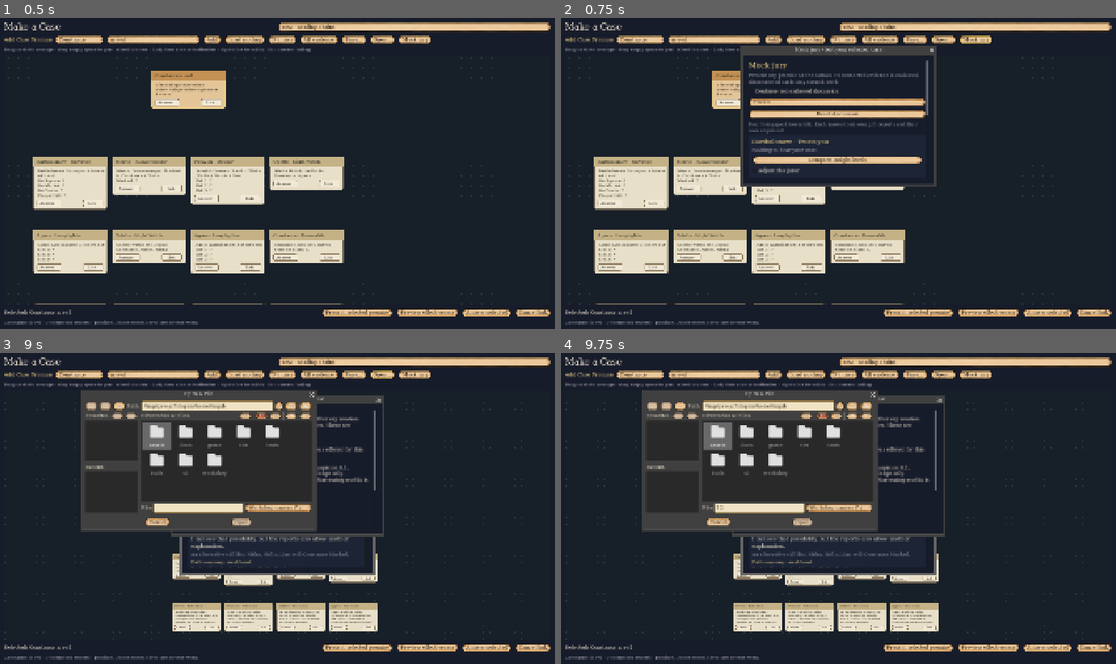
Above: before the commit, frames 1-4 (two rows, left to right).
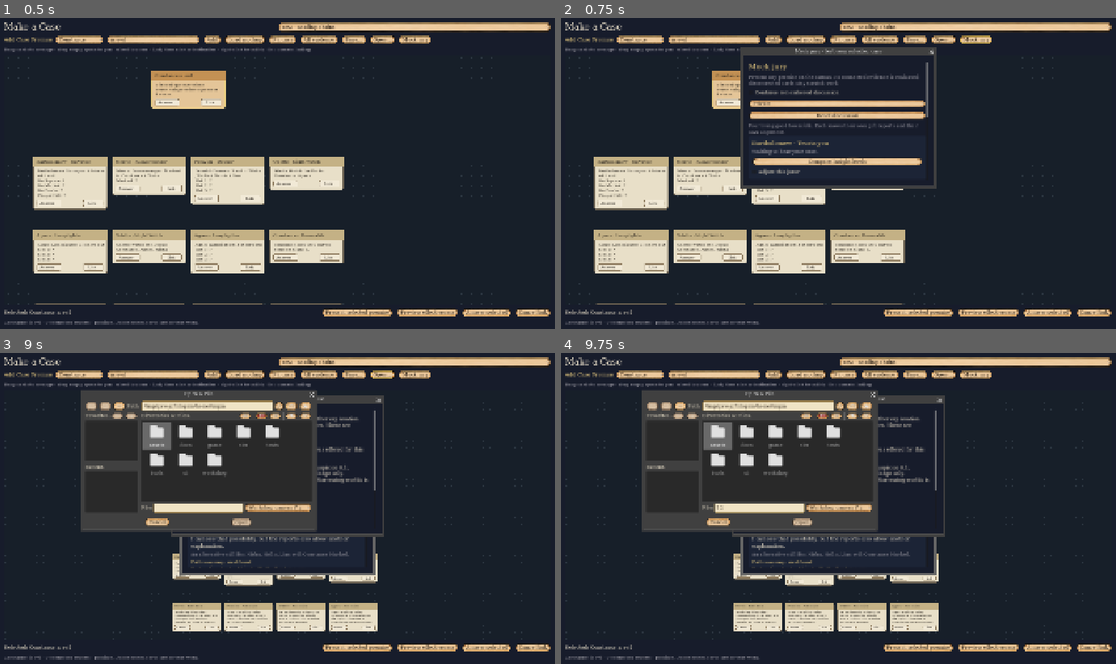
Above: after the commit, the same moments.

Repository: kultcher/deduction_game
Game: Godot game, scene res://ui/case_workshop.tscn
The game is run twice, just before and just after one commit, with the same random seed, the same clock (stepped at 60 frames per second) and the same inputs. This scene is started directly instead of the project's main scene.
Inputs (mouse positions are in pixels of both pictures, inside the frame that each line leads up to):
- Up to frame 1 (0.5 s): no input
- Up to frame 2 (0.75 s): click "Mock jury" at 0.5 s
- Up to frame 3 (9 s): click "Present selected premise" at 1.25 s; click "Preview effectiveness" at 2 s; click "Continue remembered discussion" at 2.75 s; click "Continue remembered discussion" at 3.5 s; click "692 · Reading chains" at 4.25 s; click "Constance" at 5 s; click "is evil" at 5.75 s; click "Add" at 6.5 s; click "Fit case" at 7.25 s; click "All evidence" at 8 s; click "Open…" at 8.75 s
- Up to frame 4 (9.75 s): click (760, 508) at 9.52 s; type "12" at 9.6 s

Frame 1 is identical in both runs. In frame 2, 3.3% of the frame differs, in the area x 32-68%, y 8-55%; in frame 3, less than 0.1%; in frame 4, less than 0.1%.

Commit message:
Keep Workshop dialogs in their parent window layer

Diff:
--- a/tools/test_workshop_canvas.gd
+++ b/tools/test_workshop_canvas.gd
@@ -120,6 +120,7 @@
 	await process_frame
 	await process_frame
 	var canvas = scene.canvas
+	check(scene.get_window().gui_embed_subwindows and [scene.answer_window, scene.preview_window, scene.jury_window, scene.export_dialog, scene.import_dialog, scene.context_menu].all(func(window): return window.transient and not window.transient_to_focused and window.is_embedded()), "fixture Workshop dialogs share their parent's embedded layer and fixed window ownership")
 	var original: Array = scene.board.nodes["e:survey"].at.duplicate()
 	var point: Vector2 = canvas.hit["e:survey"].position + Vector2(35, 55)
 	_mouse(canvas, point, true)
--- a/tools/test_workshop_live_canvas.gd
+++ b/tools/test_workshop_live_canvas.gd
@@ -275,11 +275,19 @@
 	await process_frame
 	var editor = main.workshop_win.get_child(0)
 	check(editor.g == main.g and editor.board.view.get("live", false), "main menu opens the live editor rather than the fixture canvas")
+	check(main.workshop_win.gui_embed_subwindows, "Workshop owns its child dialog layer instead of sharing the outer game window stack")
+	check([editor.answer_window, editor.preview_window, editor.progress_window, editor.context_menu].all(func(window): return window.transient and not window.transient_to_focused and window.is_embedded() and window.get_parent().get_window() == main.workshop_win), "live answer, results, progress and context windows belong to the Workshop layer")
 	check(not main.g.prediction_spoiled and not main.g.workshop_effects, "opening the live editor does not enable debug spoilers or experimental effects")
 	var number: int = main.g.board[0].n
 	main.case_view.show_card_menu(number, Vector2i(200, 200))
 	main.case_view.card_menu.id_pressed.emit(100)
 	check(editor.board.selected == "e:" + Live.Evidence.normalize_card(main.g.board[number - 1]).id, "case-board context action focuses the same original evidence in the live editor")
+	editor._open_answer(editor.board.selected)
+	await process_frame
+	main.workshop_win.grab_focus()
+	await process_frame
+	check(editor.answer_window.visible and editor.answer_window.get_parent().get_window() == main.workshop_win, "answer panel remains in the Workshop layer when its main window regains focus")
+	editor.answer_window.close_requested.emit()
 	editor.board.connect_cards(editor.board.selected, editor.case_root)
 	editor.board.selected = editor.case_root
 	main.g.state = "talk"
@@ -287,6 +295,10 @@
 	main.g.questions_left = 3
 	editor._session_changed()
 	var filed_number: int = editor._file()
+	editor._withdraw_window()
+	var withdrawal: Window = editor.get_children().filter(func(child): return child is Window and child.title.begins_with("Developer withdrawal"))[0]
+	check(withdrawal.visible and withdrawal.transient and withdrawal.is_embedded() and withdrawal.get_parent().get_window() == main.workshop_win, "dynamically created withdrawal panel also uses the Workshop layer")
+	withdrawal.close_requested.emit()
 	await editor._send("convince %d" % filed_number)
 	check("FALLBACK" in editor.result_output.text and main.g.questions_left == 2, "live screen submits through the main game's command callback and displays actual fallback")
 	check(not editor.progress_window.visible and not editor.presenting, "presentation progress closes and releases the editor after delivery")
--- a/ui/case_workshop_canvas.gd
+++ b/ui/case_workshop_canvas.gd
@@ -23,6 +23,7 @@
 var preview_output: RichTextLabel
 
 func _ready() -> void:
+	_configure_subwindows()
 	theme = WorkshopSkin.make()
 	theme.default_font_size = 17
 	board = CanvasModel.new(session.scenario.public_view)
@@ -97,23 +98,34 @@
 	status = _label(page, "", 15, "muted")
 	_build_windows()
 	context_menu = PopupMenu.new()
-	add_child(context_menu)
+	_add_subwindow(context_menu)
 	context_menu.id_pressed.connect(_context_action)
 	export_dialog = FileDialog.new()
 	export_dialog.file_mode = FileDialog.FILE_MODE_SAVE_FILE
 	export_dialog.access = FileDialog.ACCESS_FILESYSTEM
 	export_dialog.add_filter("*.json", "Workshop canvas")
 	export_dialog.file_selected.connect(_save)
-	add_child(export_dialog)
+	_add_subwindow(export_dialog)
 	import_dialog = FileDialog.new()
 	import_dialog.file_mode = FileDialog.FILE_MODE_OPEN_FILE
 	import_dialog.access = FileDialog.ACCESS_FILESYSTEM
 	import_dialog.add_filter("*.json", "Workshop canvas")
 	import_dialog.file_selected.connect(_open)
-	add_child(import_dialog)
+	_add_subwindow(import_dialog)
 	_session_changed()
 	if "--workshop-smoke" in OS.get_cmdline_user_args():
 		call_deferred("_smoke")
+
+func _configure_subwindows() -> void:
+	# Own the dialog layer inside the Workshop window. Otherwise nested windows
+	# can share the game's outer stack and be covered when Workshop regains focus.
+	get_window().gui_embed_subwindows = true
+
+func _add_subwindow(window: Window) -> void:
+	window.visible = false
+	window.transient = true
+	window.transient_to_focused = false
+	add_child(window)
 
 func _build_windows() -> void:
 	preview_window = Window.new()
@@ -121,7 +133,7 @@
 	preview_window.size = Vector2i(720, 720)
 	preview_window.visible = false
 	preview_window.close_requested.connect(func(): preview_window.hide())
-	add_child(preview_window)
+	_add_subwindow(preview_window)
 	var preview_body = _window_body(preview_window)
 	preview_output = RichTextLabel.new()
 	preview_output.custom_minimum_size = Vector2(610, 610)
@@ -137,7 +149,7 @@
 		answer_window.hide()
 		answer_id = ""
 		_sync())
-	add_child(answer_window)
+	_add_subwindow(answer_window)
 	case_box = _window_body(answer_window)
 	jury_window = Window.new()
 	jury_window.title = "Mock jury · test your selected case"
@@ -145,7 +157,7 @@
 	jury_window.min_size = Vector2i(440, 400)
 	jury_window.visible = false
 	jury_window.close_requested.connect(func(): jury_window.hide())
-	add_child(jury_window)
+	_add_subwindow(jury_window)
 	var jury_body = _window_body(jury_window)
 	_label(jury_body, "Mock jury", 26, "accent")
 	_label(jury_body, "Present any premise on the canvas. Its connected evidence is evaluated; disconnected cards stay scratch work.", 16, "muted")
@@ -262,7 +274,7 @@
 	focus_card = board.nodes[id].get("card", "")
 	active_line = ""
 	_refresh_case()
-	answer_window.popup_centered()
+	answer_window.popup_centered_clamped()
 
 func _active_choices() -> Dictionary:
 	return board.nodes[answer_id] if board != null and board.nodes.has(answer_id) else session.case_data
@@ -359,7 +371,7 @@
 	status.text = "Answer updated. The card keeps its answer when you close this window. Present again to reassess."
 
 func _show_jury() -> void:
-	jury_window.popup_centered()
+	jury_window.popup_centered_clamped()
 
 func _preview_effectiveness() -> void:
 	if board.nodes[board.selected].kind != "premise" or board.nodes[board.selected].conclusion.is_empty():
@@ -371,7 +383,7 @@
 		status.text = validation
 		return
 	preview_output.text = "Calculating neutral reference response…"
-	preview_window.popup_centered()
+	preview_window.popup_centered_clamped()
 	var preview_view = board.view.duplicate(true)
 	await get_tree().process_frame
 	var result = Ghost.evaluate(preview_view, compiled)
--- a/ui/live_case_workshop.gd
+++ b/ui/live_case_workshop.gd
@@ -16,6 +16,7 @@
 var presenting = false
 
 func _ready() -> void:
+	_configure_subwindows()
 	set_anchors_and_offsets_preset(Control.PRESET_FULL_RECT)
 	theme = WorkshopSkin.make()
 	theme.default_font_size = 17
@@ -71,7 +72,7 @@
 	support_label.custom_minimum_size.y = 75
 	status = _label(page, "", 15, "muted")
 	context_menu = PopupMenu.new()
-	add_child(context_menu)
+	_add_subwindow(context_menu)
 	context_menu.id_pressed.connect(_context_action)
 	answer_window = Window.new()
 	answer_window.title = "Answer this live card"
@@ -81,14 +82,14 @@
 		answer_window.hide()
 		answer_id = ""
 		_session_changed())
-	add_child(answer_window)
+	_add_subwindow(answer_window)
 	case_box = _window_body(answer_window)
 	preview_window = Window.new()
 	preview_window.title = "Live case · preview and presentation feedback"
 	preview_window.size = Vector2i(760, 720)
 	preview_window.visible = false
 	preview_window.close_requested.connect(func(): preview_window.hide())
-	add_child(preview_window)
+	_add_subwindow(preview_window)
 	result_output = RichTextLabel.new()
 	result_output.custom_minimum_size = Vector2(660, 610)
 	result_output.selection_enabled = true
@@ -98,7 +99,7 @@
 	progress_window.size = Vector2i(600, 200)
 	progress_window.visible = false
 	progress_window.exclusive = true
-	add_child(progress_window)
+	_add_subwindow(progress_window)
 	progress_label = _label(_window_body(progress_window), "", 18)
 	refresh()
 
@@ -214,7 +215,7 @@
 		result_output.text += "\n• " + issue
 	result_output.text += "\n\n" + check.warning
 	result_output.text += "\n\nThis is an original-alignment reading adapter. Public conversion history, other gifts and movement likelihoods require further adapters. Actual listener knowledge/ownership limits can also require fallback; presentation reports that without exposing private facts."
-	preview_window.popup_centered()
+	preview_window.popup_centered_clamped()
 
 func _edit() -> void:
 	board.version += 1
@@ -284,7 +285,7 @@
 		return
 	var input = Live.snapshot(g, board.compile(board.selected))
 	result_output.text = "Calculating neutral reference response…"
-	preview_window.popup_centered()
+	preview_window.popup_centered_clamped()
 	await get_tree().process_frame
 	var result = Ghost.live(input)
 	result_output.text = ComparisonText.describe(result)
@@ -307,8 +308,8 @@
 		window.confirmed.connect(func(): _send("accuse %d" % number); window.queue_free())
 		window.custom_action.connect(func(_action): _send("defend %d" % number); window.queue_free())
 		window.canceled.connect(window.queue_free)
-		add_child(window)
-		window.popup_centered()
+		_add_subwindow(window)
+		window.popup_centered_clamped()
 	else:
 		_send(("convince %d" if g.state == "talk" else "present %d") % number)
 
@@ -318,8 +319,8 @@
 	presenting = true
 	g.workshop_deliveries.clear()
 	status.text = "Presenting case; calculating listener responses…"
-	progress_label.text = "Calculating listener responses. A large first presentation can take around half a minute; completed assessments are reused when possible."
-	progress_window.popup_centered()
+	progress_label.text = "Calculating listener responses; completed assessments are reused when possible."
+	progress_window.popup_centered_clamped()
 	await get_tree().process_frame
 	await execute.call(command, _progress)
 	progress_window.hide()
@@ -332,11 +333,11 @@
 	if lines.is_empty():
 		lines.append("No case assessment was delivered. Check the main conversation log for the current action limit or error.")
 	result_output.text = "\n".join(PackedStringArray(lines))
-	preview_window.popup_centered()
+	preview_window.popup_centered_clamped()
 	refresh()
 
 func _progress(name_value: String) -> void:
-	progress_label.text = "Assessing %s's response…\n%d listener responses completed. First presentations may take around half a minute in a ten-person town." % [name_value, g.workshop_deliveries.size()]
+	progress_label.text = "Assessing %s's response…\n%d listener responses completed." % [name_value, g.workshop_deliveries.size()]
 	await get_tree().process_frame
 
 func _withdraw_window() -> void:
@@ -348,7 +349,7 @@
 	window.title = "Developer withdrawal · case #%d" % number
 	window.size = Vector2i(520, 360)
 	window.close_requested.connect(window.queue_free)
-	add_child(window)
+	_add_subwindow(window)
 	var body = _window_body(window)
 	_label(body, "Testing tool: removes this case's endorsement. Independently learned reports stay known. This is not an in-character retraction conversation.", 17)
 	var person = _option(body, g.w.npcs.map(func(n): return n.name))
@@ -356,4 +357,4 @@
 		g.workshop_retract(number, g.w.npcs[person.selected].id)
 		status.text = "Endorsement withdrawn for " + g.w.npcs[person.selected].name
 		window.queue_free())
-	window.popup_centered()
+	window.popup_centered_clamped()
